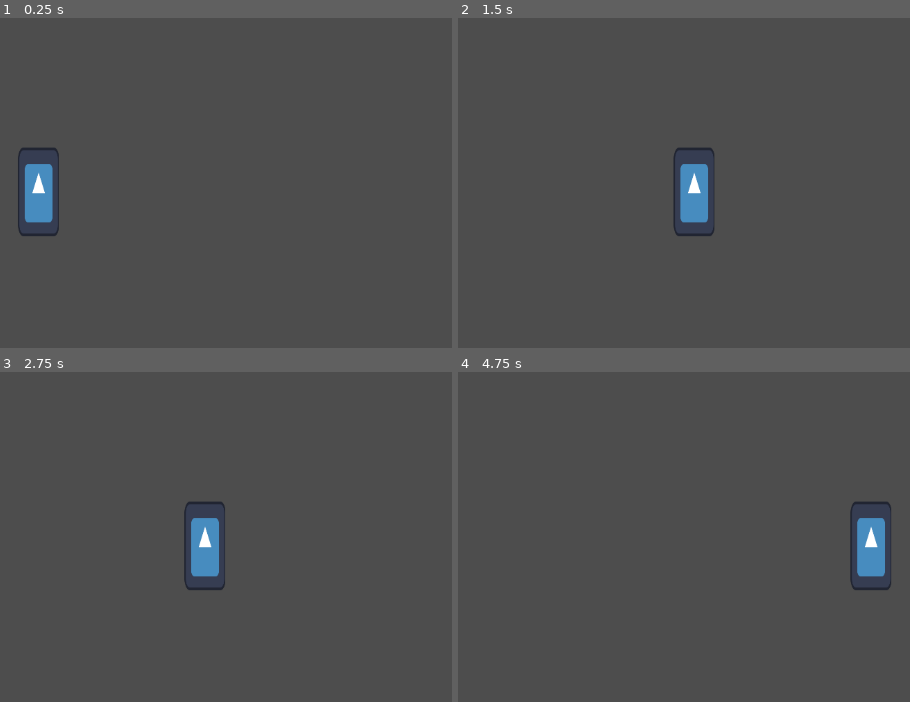
Above: before the commit, frames 1-4 (two rows, left to right).
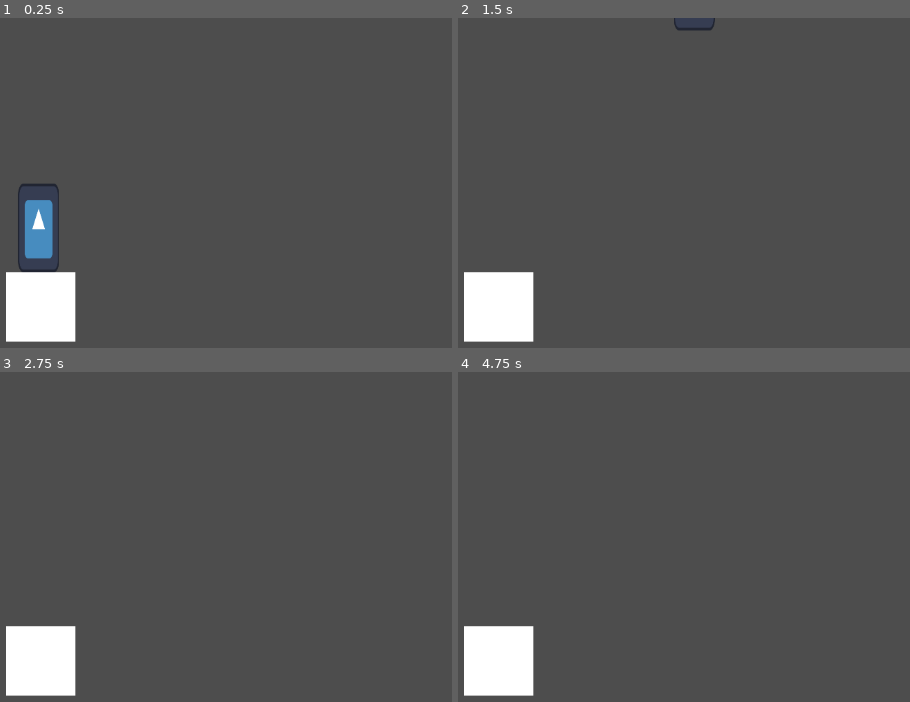
Above: after the commit, the same moments.

Repository: awadui/awesomeplatformer
Game: Godot game, scene res://Scenes/world.tscn
The game is run twice, just before and just after one commit, with the same random seed, the same clock (stepped at 60 frames per second) and the same inputs. The engine's default icon, where the game draws it, is replaced by a stand-in: a white triangle on a blue panel in a dark square.
Inputs:
- Up to frame 1 (0.25 s): no input
- Up to frame 2 (1.5 s): tap Enter at 0.5 s; hold D (move_right ) from 0.53 s (still down); tap Space (jump) at 0.6, 0.77, 1.07, 1.35 s
- Up to frame 3 (2.75 s): tap Space (jump) at 1.52, 1.82, 2.1 s; release D (move_right ) at 2.03 s; hold A (move_left) from 2.03 s (still down)
- Up to frame 4 (4.75 s): release A (move_left) at 2.78 s; hold D (move_right ) 2.78-4.28 s; tap Space (jump) at 2.85, 3.02, 3.32, 3.6, 3.77, 4.07, 4.35, 4.52 s; hold A (move_left) from 4.28 s (still down)

The runs differ from the first frame. In frame 1, 5.1% of the frame differs, in the area x 1-17%, y 39-99%; in frame 2, 4.8%; in frame 3, 4.7%; in frame 4, 4.7%.

Commit message:
coded jump
yabababdaoo

Diff:
--- a/awesomeplatformer/Scenes/world.tscn
+++ b/awesomeplatformer/Scenes/world.tscn
@@ -1,8 +1,25 @@
-[gd_scene load_steps=2 format=3 uid="uid://bghvjmrb6tdgw"]
+[gd_scene load_steps=4 format=3 uid="uid://bghvjmrb6tdgw"]
 
 [ext_resource type="PackedScene" uid="uid://rur7a3bnxgkm" path="res://Scenes/player.tscn" id="1_a02cp"]
+
+[sub_resource type="QuadMesh" id="QuadMesh_a02cp"]
+
+[sub_resource type="RectangleShape2D" id="RectangleShape2D_go701"]
+size = Vector2(99, 100)
 
 [node name="world" type="Node2D"]
 
 [node name="Player" parent="." instance=ExtResource("1_a02cp")]
 position = Vector2(560, 318)
+jump_force = 600
+
+[node name="Platform" type="StaticBody2D" parent="."]
+position = Vector2(559, 417)
+
+[node name="MeshInstance2D" type="MeshInstance2D" parent="Platform"]
+scale = Vector2(100, 100)
+mesh = SubResource("QuadMesh_a02cp")
+
+[node name="CollisionShape2D" type="CollisionShape2D" parent="Platform"]
+position = Vector2(0.5, 0)
+shape = SubResource("RectangleShape2D_go701")
--- a/awesomeplatformer/Scripts/player.gd
+++ b/awesomeplatformer/Scripts/player.gd
@@ -1,7 +1,19 @@
 extends CharacterBody2D
 
+@export var speed = 300
+@export var gravity = 30
+@export var jump_force = 300
+
 func _physics_process(delta):
+	if !is_on_floor():
+		velocity.y += gravity
+		if velocity.y > 1000:
+			velocity.y = 1000
+
+	if Input.is_action_just_pressed("jump"):
+		velocity.y = -jump_force
+
 	var horizontal_direction = Input.get_axis("move_left", "move_right ")
 
-	velocity.x = 300 * horizontal_direction
+	velocity.x = speed * horizontal_direction
 	move_and_slide()
